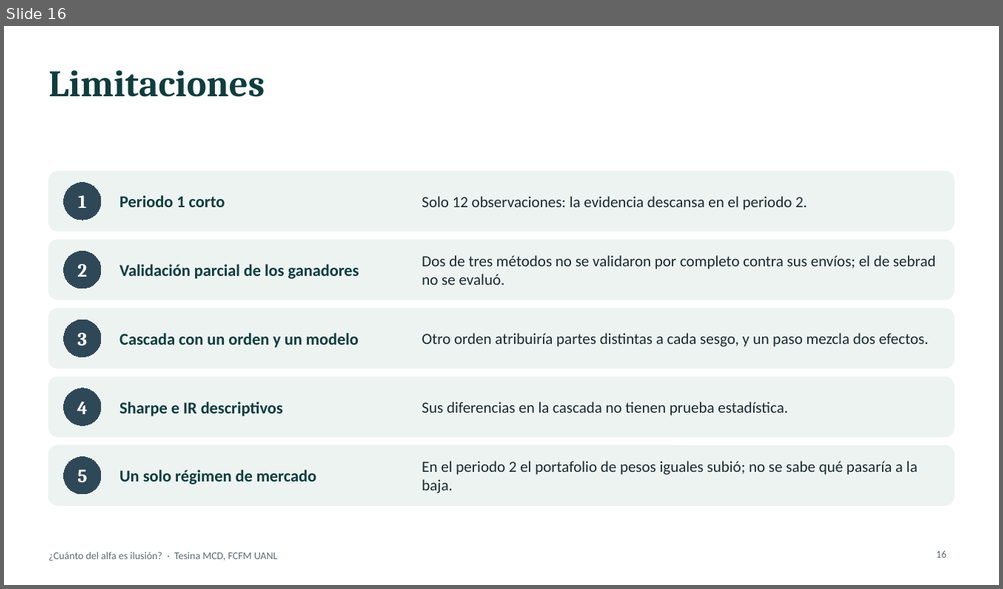
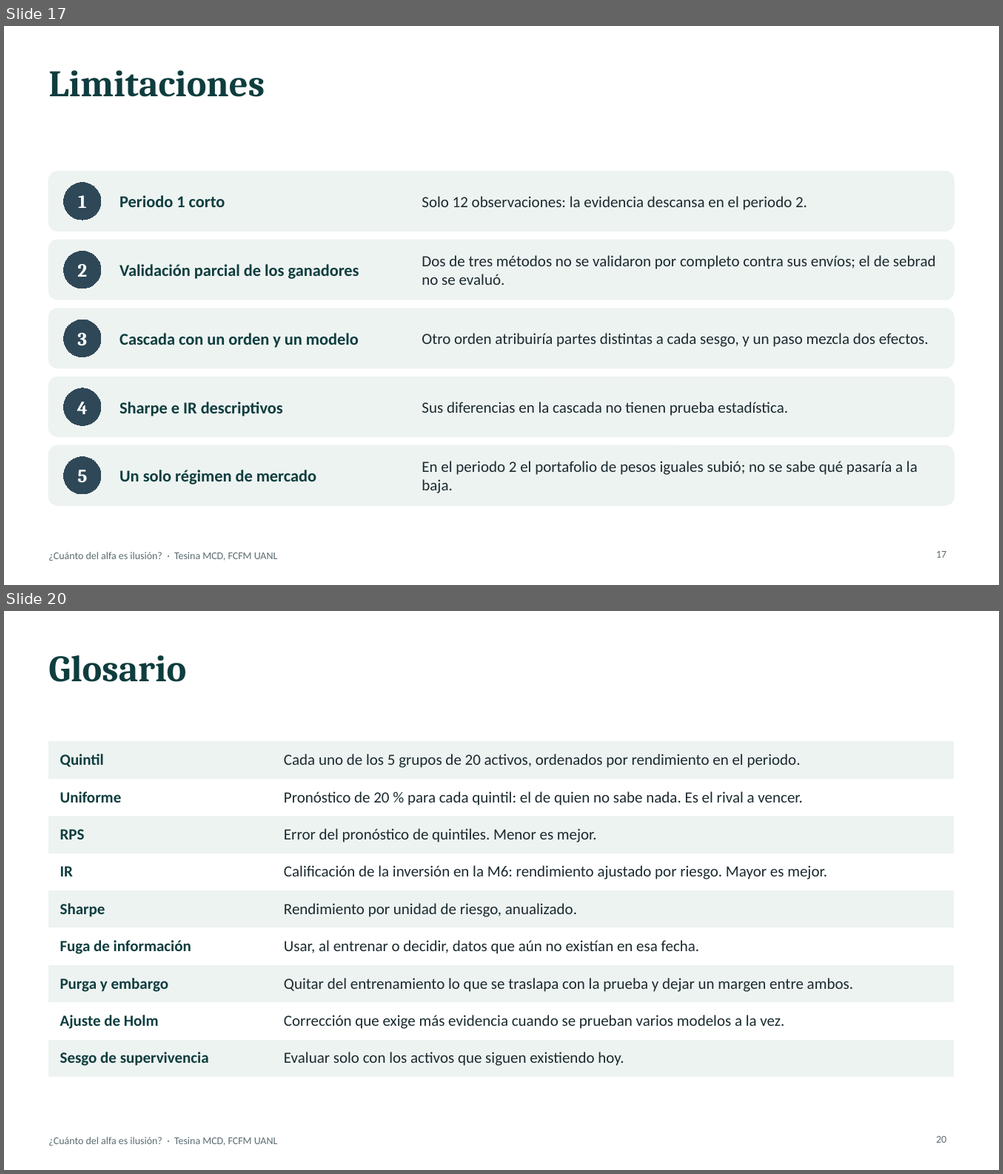
Before and after one commit to marcgym2/tesina-m6, a slide deck: thesis/slides/tesina_defensa.pptx. Shown one above the other, each under a label of ours: slide 16 before the commit, slides 17 and 20 after it; the slides between them are not shown. The pictures are 1003x589 and 1003x1174 pixels, drawn with LibreOffice and Linux fonts; fonts in the diff are those of the drawing. Boxes give left, top, right and bottom in pixels: in the first picture for what was removed or moved away, otherwise in the second. Text is boxed around its words. In the diff, an @@ line names an element or a change of style, - is before the commit and + after.

```diff
--- a/thesis/slides/tesina_defensa.pptx
+++ b/thesis/slides/tesina_defensa.pptx
@@ slide 20 added at [4,611,999,1170], background #FFFFFF; not listed: 1 template element that a slide beside it also shows @@
@@ title added at [48,655,186,682], 36 pt, text #0F3D3E, bold @@
+Glosario
@@ table added at [48,741,954,1069], 9 rows, 2 columns @@
+Quintil | Cada uno de los 5 grupos de 20 activos, ordenados por rendimiento en el periodo.
+Uniforme | Pronóstico de 20 % para cada quintil: el de quien no sabe nada. Es el rival a vencer.
+RPS | Error del pronóstico de quintiles. Menor es mejor.
+IR | Calificación de la inversión en la M6: rendimiento ajustado por riesgo. Mayor es mejor.
+Sharpe | Rendimiento por unidad de riesgo, anualizado.
+Fuga de información | Usar, al entrenar o decidir, datos que aún no existían en esa fecha.
+Purga y embargo | Quitar del entrenamiento lo que se traslapa con la prueba y dejar un margen entre ambos.
+Ajuste de Holm | Corrección que exige más evidencia cuando se prueban varios modelos a la vez.
+Sesgo de supervivencia | Evaluar solo con los activos que siguen existiendo hoy.
@@ page number added at [936,1136,946,1143], 10 pt, text #5B6B70 @@
+20
@@ what was slide 16 is now slide 17 @@
@@ page number at [936,551,946,558]: text changed @@
-16
+17
```
Also in this commit, not shown: 12 slides changed, 2 other slides added, 1 slide removed, 1 other file.
